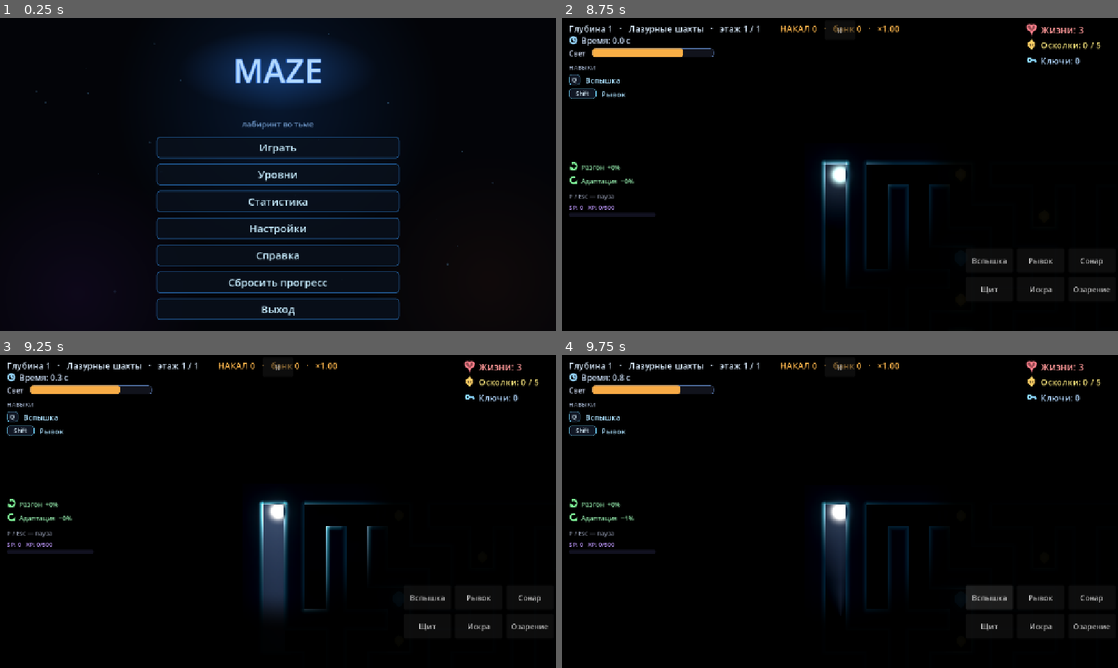
Above: before the commit, frames 1-4 (two rows, left to right).
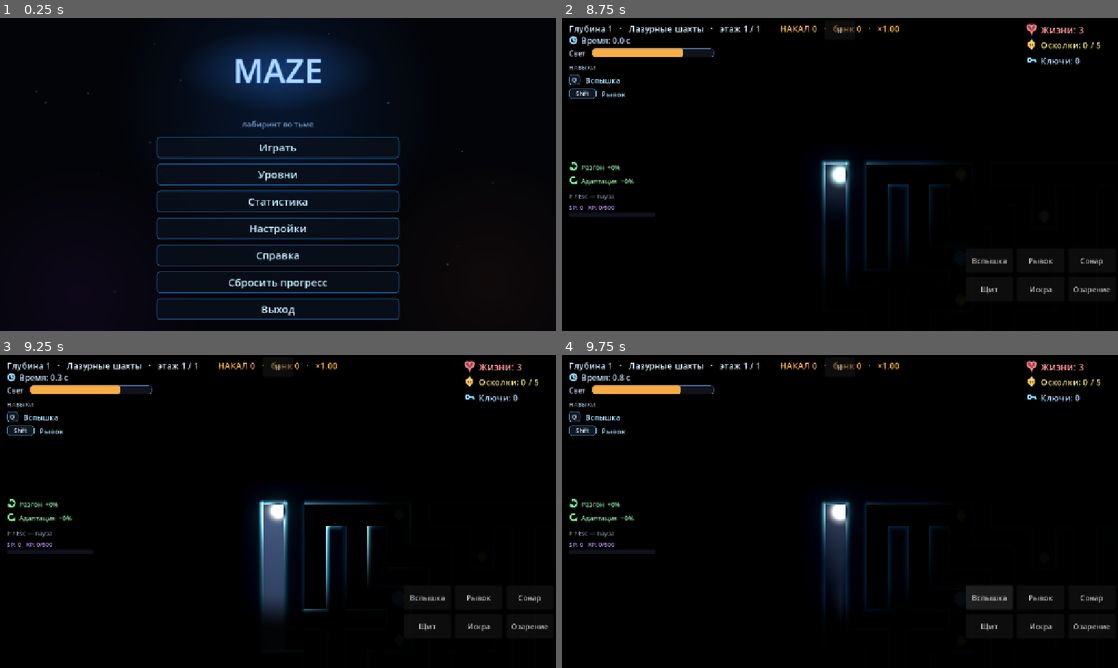
Above: after the commit, the same moments.

Repository: gish4ik1985-crypto/maze-off
Game: Godot game, scene res://menu.tscn
Same seed, same stepped clock (60 frames per second), same inputs: the game is played once before the commit and once after it.
Inputs (mouse positions are in pixels of both pictures, inside the frame that each line leads up to):
- Up to frame 1 (0.25 s): no input
- Up to frame 2 (8.75 s): click "Играть" at 0.5 s; click "Слот 1 · пусто — новый забег" at 1.25 s; click "Начать забег" at 2 s; click "Вспышка" at 2.75 s; click "Рывок" at 3.5 s; click "Сонар" at 4.25 s; click "Щит" at 5 s; click "Искра" at 5.75 s; click "Озарение" at 6.5 s; click "II" at 7.25 s; click "Продолжить" at 8 s
- Up to frame 3 (9.25 s): tap Enter at 8.75 s; move the mouse to (250, 574) at 8.77 s; hold Up (ui_up) from 8.78 s (still down); tap P at 8.85 s; click (250, 574) at 8.92 s; tap Space at 9.02 s; tap E at 9.05 s
- Up to frame 4 (9.75 s): release Up (ui_up) at 9.5 s; drag from (1006, 558) to (962, 639) at 9.52 s

Frames 1-2 are identical in both runs. In frame 3, 0.8% of the frame differs, in the area x 21-67%, y 9-82%; in frame 4, less than 0.1%.

Commit message:
Пауза: враги и игрок замирают; Escape в магазине-алтаре не снимает паузу
- main стоит в PROCESS_MODE_ALWAYS (ввод на паузе) — враги и игрок
  наследовали ALWAYS и не вставали. Явно делаем их PAUSABLE.
- Escape в магазине-алтаре доходил до _unhandled_input и снимал паузу под
  открытым экраном. Теперь Escape закрывает магазин и сохраняет паузу;
  _altar_layer обнуляется сразу (queue_free отложен).

Co-Authored-By: Claude Opus 4.8 <noreply@anthropic.com>

Diff:
--- a/main.gd
+++ b/main.gd
@@ -520,6 +520,12 @@
 		return
 
 	if k == KEY_ESCAPE or k == KEY_P:
+		# Если открыт магазин-алтарь — Escape закрывает его и возвращает в паузу,
+		# а не снимает паузу под открытым экраном (иначе игра шла бы «за» меню).
+		if is_instance_valid(_altar_layer):
+			if k == KEY_ESCAPE:
+				_close_altar_shop()
+			return
 		_toggle_pause()
 	elif k == KEY_R and not _paused and GameConfig.active_run < 0:
 		# В «Накале» рестарт уровня запрещён — иначе бесплатный реролл лабиринта.
@@ -653,6 +659,9 @@
 	pur.position = _cell_to_world(cell) + Vector2(0, floor_idx * _floor_gap)
 	pur.target = _player
 	pur._game = self
+	# main — PROCESS_MODE_ALWAYS (ввод на паузе), поэтому враг по наследованию тоже
+	# не вставал бы на паузе. Явно делаем его PAUSABLE, чтобы замирал при паузе.
+	pur.process_mode = Node.PROCESS_MODE_PAUSABLE
 	add_child(pur)
 
 # BFS от (0,0) — возвращает до `count` ячеек из дальней половины лабиринта.
@@ -891,6 +900,9 @@
 	_player.drain_per_sec = GameConfig.drain_per_sec * _drain_mult
 	_player.max_energy = GameConfig.max_energy
 	_player.position = _cell_to_world(Vector2i(0, 0))
+	# main — PROCESS_MODE_ALWAYS, поэтому игрок по наследованию двигался бы и на
+	# паузе. Явно PAUSABLE — замирает вместе с миром при паузе.
+	_player.process_mode = Node.PROCESS_MODE_PAUSABLE
 	add_child(_player)
 
 	_cp_floor = 0
@@ -1375,6 +1387,7 @@
 func _close_altar_shop() -> void:
 	if is_instance_valid(_altar_layer):
 		_altar_layer.queue_free()
+	_altar_layer = null   # queue_free отложен — снимаем ссылку сразу, чтобы Escape не «видел» магазин
 	if is_instance_valid(_pause_overlay):
 		_pause_overlay.visible = true
 
